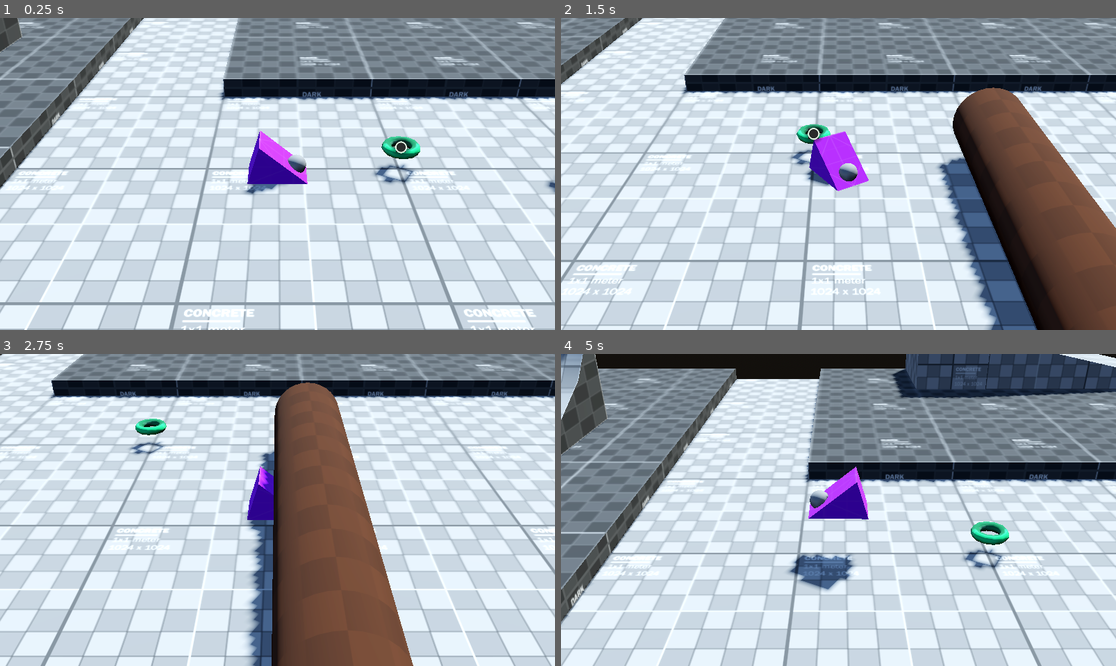
Above: before the commit, frames 1-4 (two rows, left to right).
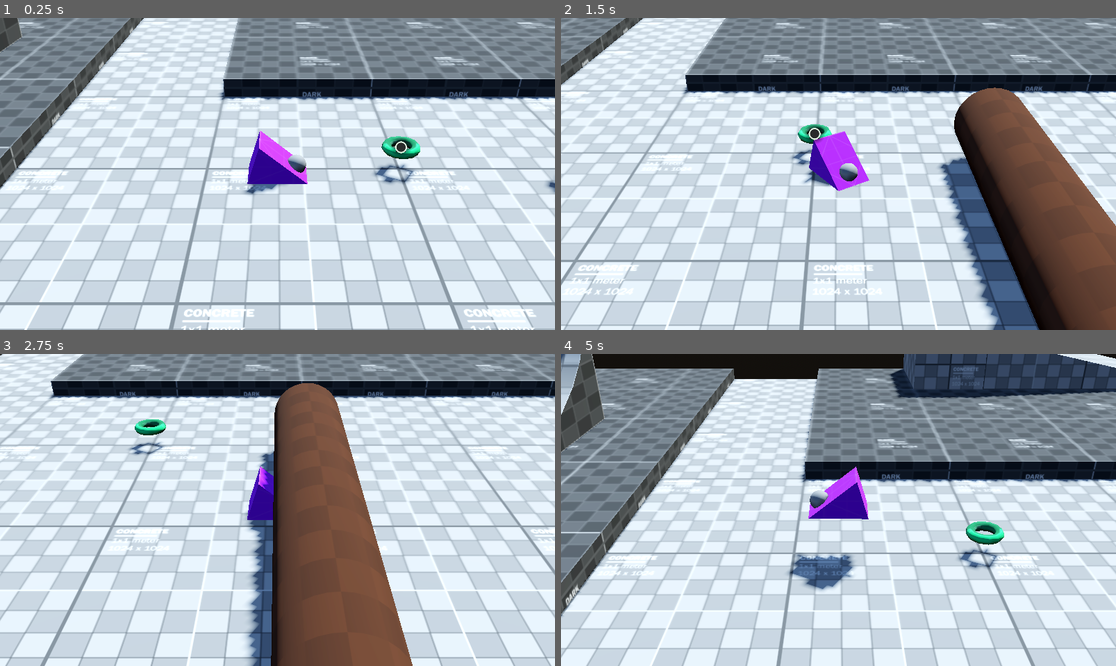
Above: after the commit, the same moments.

Repository: lithopsiouu/you-rat
Game: Godot game, scene res://Scenes/test/main test room.tscn
The game is run twice, just before and just after one commit, with the same random seed, the same clock (stepped at 60 frames per second) and the same inputs.
Inputs (mouse positions are in pixels of both pictures, inside the frame that each line leads up to):
- Up to frame 1 (0.25 s): no input
- Up to frame 2 (1.5 s): tap Enter at 0.5 s; move the mouse to (960, 158) at 0.52 s; hold D (move_right) 0.53-1.28 s; tap Q (return) at 0.6 s; tap Space (jump) at 0.77 s; tap X (zoom_cam_in) at 0.8, 1.35 s; move the mouse to (727, 189) at 1.27 s; hold S (move_backward) from 1.28 s (still down)
- Up to frame 3 (2.75 s): tap Space (jump) at 1.52 s; tap Z (zoom_cam_out) at 1.55, 2.1 s; move the mouse to (333, 441) at 2.02 s; release S (move_backward) at 2.03 s; hold D (move_right) from 2.03 s (still down); tap Q (return) at 2.3 s
- Up to frame 4 (5 s): move the mouse to (810, 572) at 2.77 s; release D (move_right) at 2.78 s; hold W (move_forward) 2.78-3.53 s; click (810, 572) at 2.85 s; tap Space (jump) at 3.02, 3.77, 4.52 s; tap X (zoom_cam_in) at 3.05 s; move the mouse to (1005, 556) at 3.52 s; hold A (move_left) from 3.53 s (still down); tap Q (return) at 3.6, 4.55 s; tap Z (zoom_cam_out) at 3.8 s; move the mouse to (672, 463) at 4.27 s; tap Down (rotate_cam_down) at 4.35 s

The runs differ from the first frame. In frame 2, 4.2% of the frame differs, in the area x 0-100%, y 0-100%; in frame 3, 3.7%; in frame 4, 16%.
Error after the commit: Invalid assignment of property or key 'global_position' with value of type 'Vector3' on a base object of type 'Nil'. (res://Scripts/Interaction/rolling_tube.gd…

Commit message:
begin rolling tube functionality additions
- start dolly cam functionality
- added exit function

Diff:
--- a/Assets/Entities/rigidbody_player.tscn
+++ b/Assets/Entities/rigidbody_player.tscn
@@ -30,13 +30,16 @@
 radius = 0.4
 
 [node name="CharacterBody3D" type="CharacterBody3D" unique_id=393314524 groups=["Player"]]
+process_mode = 3
 collision_layer = 16
-collision_mask = 3
+collision_mask = 39
 axis_lock_angular_x = true
 axis_lock_angular_y = true
 axis_lock_angular_z = true
+wall_min_slide_angle = 0.7853982
 floor_stop_on_slope = false
 floor_constant_speed = true
+floor_block_on_wall = false
 platform_floor_layers = 3
 
 [node name="CollisionShape3D" type="CollisionShape3D" parent="." unique_id=398310535]
@@ -109,6 +112,7 @@
 input = NodePath("../../Components/PlayerInput")
 rotator = NodePath("../../Components/RotateToVelocity")
 coyote = NodePath("../../Components/CoyoteTime")
+move_influence = 0.9
 metadata/_custom_type_script = "uid://01ga8bbfkunt"
 
 [node name="Jumping" type="Node" parent="StateMachine" unique_id=1236269333 node_paths=PackedStringArray("body", "input", "rotator")]
--- a/Assets/Entities/rolling_tube.tscn
+++ b/Assets/Entities/rolling_tube.tscn
@@ -20,7 +20,7 @@
 [sub_resource type="SphereShape3D" id="SphereShape3D_q54yq"]
 radius = 0.15
 
-[node name="RollingTube" type="RigidBody3D" unique_id=1858389497 node_paths=PackedStringArray("entrance", "exit")]
+[node name="RollingTube" type="RigidBody3D" unique_id=1858389497 node_paths=PackedStringArray("entrance", "exit", "dolly")]
 axis_lock_linear_x = true
 axis_lock_linear_y = true
 axis_lock_linear_z = true
@@ -30,6 +30,7 @@
 script = ExtResource("1_2ycoj")
 entrance = NodePath("TubeStart")
 exit = NodePath("TubeEnd")
+dolly = NodePath("CamDolly")
 
 [node name="CollisionShape3D" type="CollisionShape3D" parent="." unique_id=1161846988]
 transform = Transform3D(1, 0, 0, 0, -4.371139e-08, -1, 0, 1, -4.371139e-08, 0, 0, 0)
@@ -43,7 +44,6 @@
 [node name="TubeStart" type="Area3D" parent="." unique_id=1358692387]
 transform = Transform3D(1, 0, 0, 0, 1, 0, 0, 0, 1, 0, 0, 1.5)
 script = ExtResource("2_hxu50")
-one_time = true
 interact_time = 0.5
 cooldown_time = 0.2
 metadata/_custom_type_script = "uid://ddxbnuhq2je6l"
@@ -54,10 +54,11 @@
 [node name="TubeEnd" type="Area3D" parent="." unique_id=1393916396]
 transform = Transform3D(1, 0, 0, 0, 1, 0, 0, 0, 1, 0, 0, -1.5)
 script = ExtResource("2_hxu50")
-one_time = true
 interact_time = 0.5
 cooldown_time = 0.2
 metadata/_custom_type_script = "uid://ddxbnuhq2je6l"
 
 [node name="CollisionShape3D2" type="CollisionShape3D" parent="TubeEnd" unique_id=2136340828]
 shape = SubResource("SphereShape3D_q54yq")
+
+[node name="CamDolly" type="Node3D" parent="." unique_id=2142550869]
--- a/Scenes/test/main test room.tscn
+++ b/Scenes/test/main test room.tscn
@@ -105,7 +105,7 @@
 transform = Transform3D(-4.37114e-08, 1, 0, -1, -4.37114e-08, 0, 0, 0, 2, -2.25, 0.626, -2)
 use_collision = true
 collision_layer = 2
-collision_mask = 17
+collision_mask = 49
 
 [node name="CSGBox3D" type="CSGBox3D" parent="CSGCombiner3D" unique_id=1017040681]
 material = ExtResource("2_x54xf")
@@ -114,7 +114,7 @@
 transform = Transform3D(1, 0, 0, 0, 1, 0, 0, 0, 1, -0.5, 0, 0.5)
 operation = 2
 radius = 1.0
-sides = 20
+sides = 35
 material = ExtResource("1_ggcjv")
 
 [node name="WorldEnvironment" type="WorldEnvironment" parent="." unique_id=868080741]
--- a/Scripts/Interaction/StateMachine/Character/jumping.gd
+++ b/Scripts/Interaction/StateMachine/Character/jumping.gd
@@ -9,7 +9,7 @@
 
 @export_subgroup("Jumping Settings")
 @export var jump_strength: float = 3.0 ## Strength with which the body jumps.
-@export var move_influence: float = 1.2 ## Speed at which the player moves in the air.
+@export var move_influence: float = 1.1 ## Speed at which the player moves in the air.
 @export var jump_decay: float = 11 ## Speed at which the jump decays at.
 
 var _ignore_floor_time: float = 0.1 ## Time to ignore [method CharacterBody3D.is_on_floor] for.
--- a/Scripts/Interaction/player_input.gd
+++ b/Scripts/Interaction/player_input.gd
@@ -12,6 +12,8 @@
 @export var invert_cam_x: bool = true
 @export var invert_cam_y: bool = false
 var _cam: Camera3D
+
+# @todo turn playerinput into autoload
 
 func _ready() -> void:
 	_cam = get_viewport().get_camera_3d()
--- a/Scripts/Interaction/rolling_tube.gd
+++ b/Scripts/Interaction/rolling_tube.gd
@@ -3,16 +3,27 @@
 
 var _held_character: CharacterBody3D ## Character "held" within tube.
 var _character_state_machine: StateMachine ## [StateMachine] of the [param _held_character].
+var _gim_cam: GimbalCamera ## [GimbalCamera] of the [b]player[/b].
+var _char_inpt: PlayerInput ## Input of the player.
+
+signal character_entered ## Emitted when a [CharacterBody3D] has entered the [RollingTube].
+signal character_exited ## Emitted when a [CharacterBody3D] has exited the [RollingTube].
 
 @export_category("Settings")
 
 @export_group("Connections")
 @export var entrance: Interactable
 @export var exit: Interactable
+@export var dolly: Node3D ## Node3D that holds the [param _gim_cam]. Used to move the [b]camera[/b] along the [RollingTube].
 
 @export_group("Rolling") # @todo add rolling functionality
 @export_custom(PROPERTY_HINT_GROUP_ENABLE, "") var can_roll: bool = true ## If the [RollingTube] can move.
 @export var speed: float = 1.0 ## Speed of the [RollingTube].
+
+@export_group("Exiting")
+@export var exit_time: float = 0.2 ## Time it takes to "move" from the center to either end.
+@export_range(0.0, 1.0, 0.05) var exit_direction_similarity: float = 0.1 ## Amount of deviance from either exit direction to begin exiting.
+var exit_timer: Timer ## Tracks time of exit.
 
 var ends_distance: float = 0.0 ## Distance between [param entrance] and [exit] calculated at [method Node._ready].
 
@@ -24,24 +35,58 @@
 
 func _try_enter_body(interactor: Interactor, area: Interactable) -> void:
 	_held_character = interactor.owner
+	_gim_cam = _held_character.find_child("GimbalCamera")
 
-	var gimbal: GimbalCamera = _held_character.find_child("GimbalCamera")
-	gimbal.set_new_target(self, false)
-	gimbal.set_zoom_extents("in_tube")
+	if _held_character != null:
+		_char_inpt = _held_character.find_child("PlayerInput")
+
+	if _gim_cam != null: _retarget_cam(dolly, true)
 
 	_held_character.visible = false
 
+	character_entered.emit(_held_character)
+
 	if _try_get_state_machine():
 		_character_state_machine.change_state("blocked")
+
+
+func _input(event: InputEvent) -> void:
+
+	if Input.is_action_just_pressed("return"):
+		_exit_tube(exit)
+
 
 func _try_get_state_machine() -> bool:
 	_character_state_machine = _held_character.find_child("StateMachine")
 
 	return _character_state_machine != null
 
+
+## Sets the [b]parent[/b] and [b]zoom extents[/b] of the [param _gim_cam].
+func _retarget_cam(target: Node3D, tube_cam_extents: bool) -> void:
+
+	_gim_cam.set_new_target(target, false)
+
+	if tube_cam_extents:
+		_gim_cam.set_zoom_extents("in_tube")
+	else:
+		_gim_cam.set_zoom_extents("default")
+
+
+func _move_dolly() -> void:
+	pass # @todo make dolly move, fix cam offset bug
+
+func _visualize_exit() -> void:
+	pass # @hack return here, use dot() to start approaching exit
+
 # @todo finish function exit tube
 func _exit_tube(area: Interactable) -> void:
+	character_exited.emit(_held_character)
 	_held_character.global_position = exit.global_position
 	_held_character.visible = true
 
+	_retarget_cam(_held_character, false)
 	_character_state_machine.change_state("idle")
+
+	_held_character = null
+	_character_state_machine = null
--- a/Scripts/gimbal_camera.gd
+++ b/Scripts/gimbal_camera.gd
@@ -10,6 +10,7 @@
 @export_category("Settings")
 @export var transform_to_target: bool = true
 @export var zoom_strength: float = 0.1
+
 @export_group("Use Start Orientation")
 @export_custom(PROPERTY_HINT_GROUP_ENABLE, "") var use_start_orientation: bool = false
 @export_custom(PROPERTY_HINT_NONE, "suffix:°") var start_x_rotation: float = -30.0
@@ -22,10 +23,12 @@
 @export_group("Limits")
 
 @export_subgroup("Rotation")
+@export_custom(PROPERTY_HINT_GROUP_ENABLE, "") var use_rotation_limits: bool = true
 @export var gimbal_min_x: float = -15.0 ## Minimum x (lowest tilt) rotation.
 @export var gimbal_max_x: float = -40.0 ## Maximum x (lowest tilt) rotation.
 
 @export_subgroup("Zoom")
+@export_custom(PROPERTY_HINT_GROUP_ENABLE, "") var use_zoom_limits: bool = true
 @export var zoom_min: float = 2.0
 @export var zoom_max: float = 3.2
 
@@ -44,15 +47,21 @@
 	_move_to_target()
 
 	if abs(player_input.rotate_cam.length()) > 0:
-		rotation.y = move_toward(rotation.y, rotation.y + player_input.rotate_cam.x, delta * speed_x)
-		gim.rotation.x = move_toward(gim.rotation.x, gim.rotation.x + player_input.rotate_cam.y, delta * speed_y)
-
-		gim.rotation_degrees.x = clampf(gim.rotation_degrees.x, gimbal_max_x, gimbal_min_x)
+		_gim_rotation(delta)
 
 	if Input.is_action_just_pressed("zoom_cam_in"):
 		mod_zoom(zoom_strength)
 	elif Input.is_action_just_pressed("zoom_cam_out"):
 		mod_zoom(-zoom_strength)
+
+
+## Rotate [member GimbalCamera.gim] and limit x rotation if [param use_rotation_limits] is [code]true[/code].
+func _gim_rotation(_delta: float) -> void:
+	rotation.y = move_toward(rotation.y, rotation.y + player_input.rotate_cam.x, _delta * speed_x)
+	gim.rotation.x = move_toward(gim.rotation.x, gim.rotation.x + player_input.rotate_cam.y, _delta * speed_y)
+
+	if use_rotation_limits:
+		gim.rotation_degrees.x = clampf(gim.rotation_degrees.x, gimbal_max_x, gimbal_min_x)
 
 
 ## Sets [param target] to [param new_target].
@@ -78,6 +87,7 @@
 	else:
 		printerr("Extent '", extent_name, "' does not exist!")
 
+
 ## [b]Set[/b] [member Node3D.transform.z] (distance) of [member GimbalCamera.cam] with a [b]value[/b] between [code]0[/code] and [code]1[/code] (min and max zoom).
 func set_zoom(value: float) -> void:
 	value = clampf(value, 0, 1)
@@ -87,4 +97,7 @@
 
 ## [b]Increase[/b] or [b]decrease[/b] [member Node3D.transform.z] (distance) of [param cam] clamped between [param zoom_min] and [param zoom_max].
 func mod_zoom(value: float) -> void:
-	cam.position.z = clamp(cam.position.z + value, zoom_min, zoom_max)
+	cam.position.z += value
+
+	if use_zoom_limits:
+		cam.position.z = clamp(cam.position.z, zoom_min, zoom_max)
Not shown: 1 places in Scenes/test/main test room.tscn that only renumber resources
